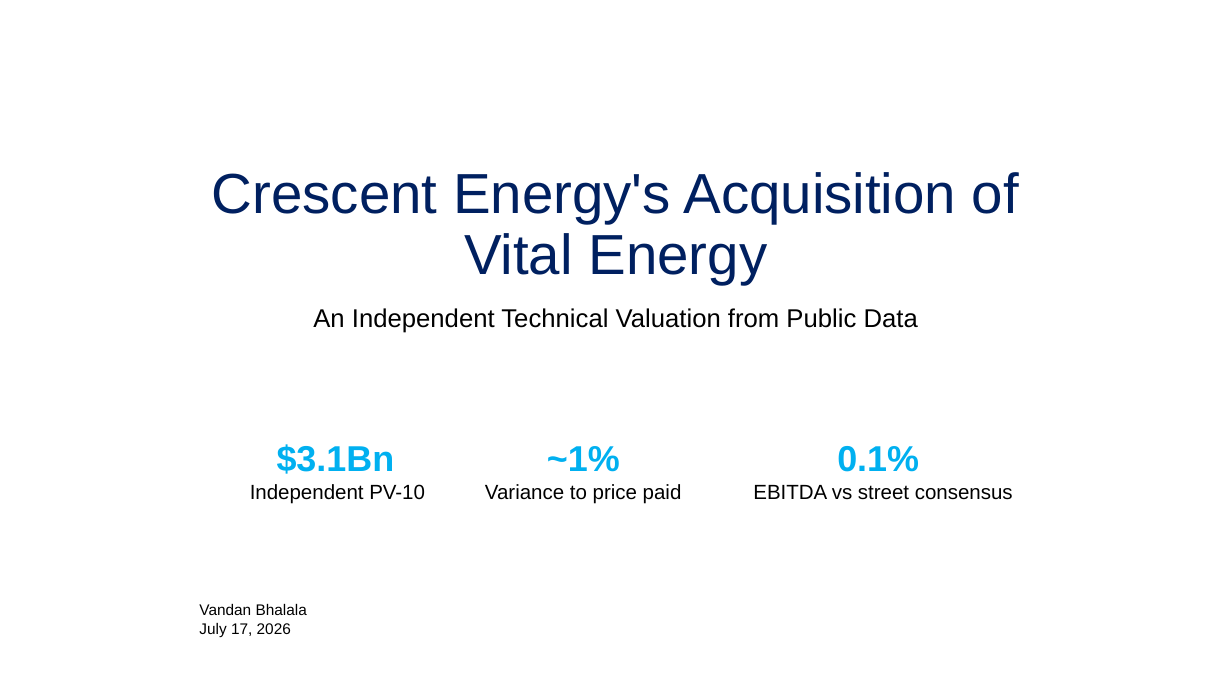
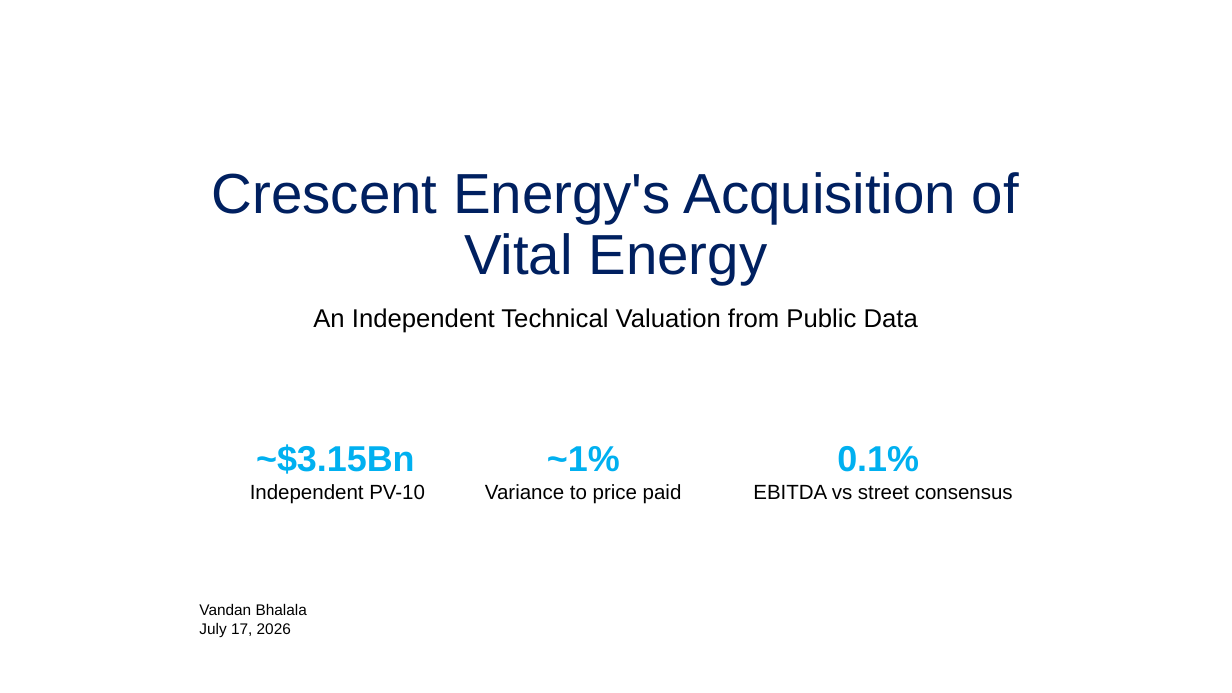
Before and after one commit to Vandan-03/Indpendent-Study, a slide deck: slide 1 of Presentation/Independent Asset Valuation Study.pptx. Drawn at 1232x693 pixels with LibreOffice and Linux fonts; fonts in the diff are those of the drawing. Boxes give left, top, right and bottom in pixels: in the first picture for what was removed or moved away, otherwise in the second. Text is boxed around its words. In the diff, an @@ line names an element or a change of style, - is before the commit and + after.

```diff
--- a/Presentation/Independent Asset Valuation Study.pptx
+++ b/Presentation/Independent Asset Valuation Study.pptx
@@ text at box(256, 444, 415, 474): text changed @@
-$3.1Bn
+~$3.15Bn
```
Also in this commit, not shown: 2 other slides changed, 1 other file.
